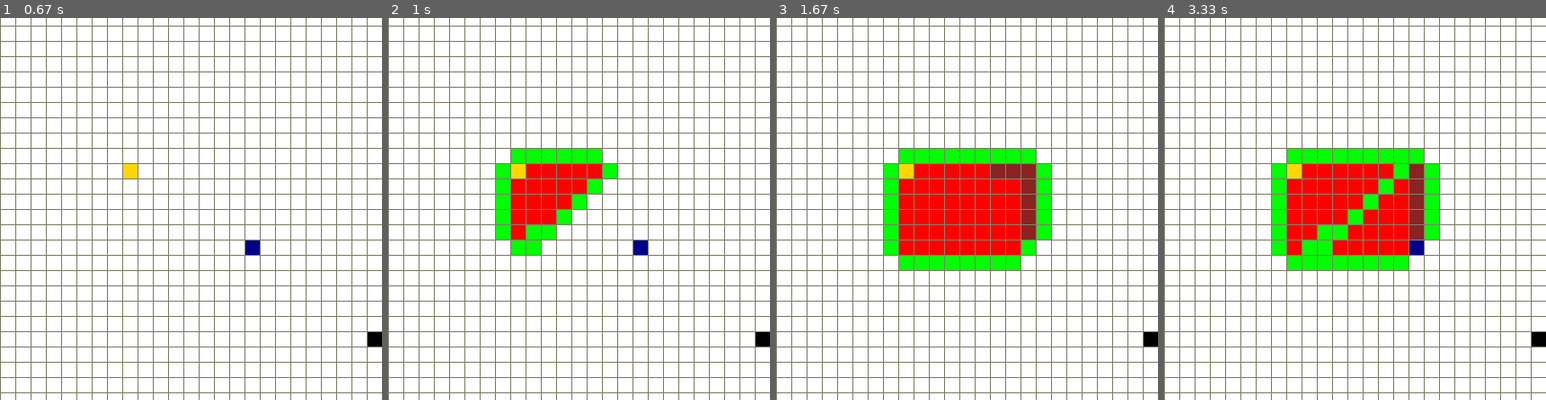
Above: before the commit, frames 1-4 (left to right).
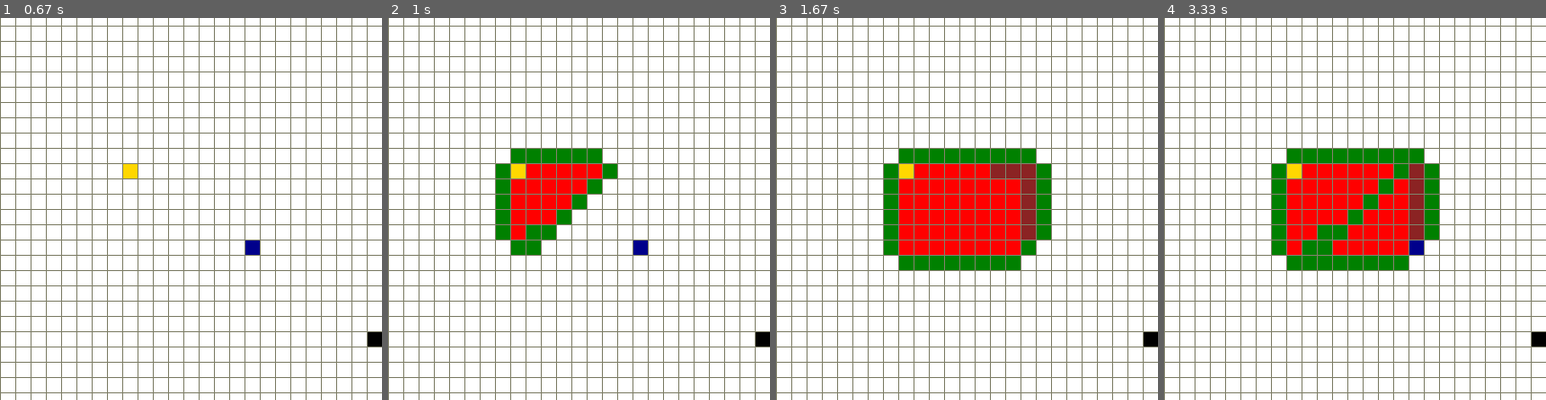
Above: after the commit, the same moments.

Repository: EyalMK/PathFinding-Visualization-Tool
Game: pygame game, started from main.py
Same seed, same stepped clock (60 frames per second), same inputs: the game is played once before the commit and once after it.
Inputs (mouse positions are % of the whole screen's width and height, from its top left):
- Up to frame 1 (0.67 s): press the mouse at (26, 51) at 0.37 s; move the mouse to (43, 62) at 0.47 s; release the mouse at (60, 72) at 0.6 s
- Up to frame 2 (1 s): tap Space at 0.67 s
- Up to frame 3 (1.67 s): move the mouse to (50, 62) at 1.53 s; tap Space at 1.57 s
- Up to frame 4 (3.33 s): tap Space at 1.87, 2.57, 2.87 s; move the mouse to (86, 42) at 2.53 s
The pictures show only the part of the screen within x 10-60%, y 31-81%; the shares and areas given below are measured in that part.

Frame 1 is identical in both runs. In frame 2, 2.7% of the frame differs, in the area x 28-60%, y 34-62%; in frame 3, 4.1%; in frame 4, 5.1%, in the area x 28-72%, y 34-66%.

Commit message:
* Added pop up and button windows/functionality in case there was no path found. * Restructured code with a new file. * Updated ToDo.txt * Updated the color green to a darker shade.

Diff:
--- a/AStar.py
+++ b/AStar.py
@@ -1,4 +1,4 @@
-import pygame.draw
+import pygame
 
 # Colors
 White = (255, 255, 255) # Default grid color.
@@ -6,7 +6,7 @@
 Brown = (139, 35, 35) # Path.
 Gold = (255, 215, 0) # Start node.
 Blue = (0, 0, 139) # End node
-Green = (0, 255, 0) # Denotes that a node is in the open set. Serves to draw the edge of a mini-grid containing the best path.
+Green = (0, 128, 0) # Denotes that a node is in the open set. Serves to draw the edge of a mini-grid containing the best path.
 Red = (255, 0, 0) # Closed set nodes. Nodes that have been considered and passed on.
 Grey = (128, 128, 105) # Default divider between each node.
 
@@ -46,7 +46,7 @@
     def createBarrier(self):
         self.type = Black
 
-    def createPath(self):
+    def createPath(self, window):
         self.type = Brown
 
     def drawNode(self, window):
--- /dev/null
+++ b/PyGameFunctions.py
@@ -0,0 +1,108 @@
+import pygame
+import AStar
+
+class PopUpButton():
+    def __init__(self, text, x = 0, y = 0, width = 100, height = 50):
+        self.text = text
+        self.width = width
+        self.height = height
+        self.x = x
+        self.y = y
+
+        self.imgNormal = pygame.Surface((width, height))
+        self.imgNormal.fill(AStar.White)
+
+        self.img = self.imgNormal
+        self.rect = self.img.get_rect()
+
+        font = pygame.font.Font('freesansbold.ttf', 15)
+        txtImg = font.render(text, True, AStar.Black)
+        txtRec = txtImg.get_rect(center = self.rect.center)
+
+        self.imgNormal.blit(txtImg, txtRec)
+
+        # Can't be used before 'blit'.
+        self.rect.topleft = (x, y)
+        self.hovered = False
+
+    def update(self, window):
+        if self.hovered:
+            pygame.draw.rect(window, AStar.Green, pygame.Rect(self.x, self.y, self.width, self.height),  2, 2) # Draw rectangle border.
+        else:
+            pygame.draw.rect(window, AStar.Black, pygame.Rect(self.x, self.y, self.width, self.height), 2, 2)  # Draw rectangle border.
+            self.img = self.imgNormal
+
+    def draw(self, window):
+        window.blit(self.img, self.rect)
+
+    def eventHandler(self, event):
+        if event.type == pygame.MOUSEMOTION:
+            self.hovered = self.rect.collidepoint(event.pos)
+        elif event.type == pygame.MOUSEBUTTONDOWN:
+            if self.hovered:
+                return
+
+def createWindow():
+    """
+        Creates a PyGame 800x800 window, gives it a title and returns the window with the width.
+    """
+    width = 800
+    wind = pygame.display.set_mode((width, width))
+    pygame.display.set_caption("A* Path Finding Visualization Tool")
+    return wind, width
+
+def drawGrid(window, width, rows):
+    """
+        Draws grey lines between each row and column that denote a divider.
+    """
+    recSize = width // rows
+    for i in range(rows):
+        pygame.draw.line(window, AStar.Grey, (0, i * recSize), (width, i * recSize))
+    for j in range(rows):
+        pygame.draw.line(window, AStar.Grey, (j * recSize, 0), (j * recSize, width))
+
+def PopUp():
+    width = 500
+    height = 250
+    maxFps = 60
+
+    pygame.init()
+
+    window = pygame.display.set_mode((width, height))
+    pygame.display.set_caption("A* Path Finding Visualization Tool")
+
+    font = pygame.font.Font('freesansbold.ttf', 25)
+    txtImg = font.render('No path was found.', True, AStar.Black)
+    txtRec = txtImg.get_rect()
+    txtRec.center = (width // 2, height // 2)
+
+    pygame.display.flip()
+    clock = pygame.time.Clock()
+    isRunning = True
+
+    bttn = PopUpButton('quit', 375, 200, 100, 40)
+
+    while isRunning:
+        pygame.display.update()
+        clock.tick(maxFps)
+
+        if isRunning: # If it's still running after escape/mouse was pressed on button.
+            window.fill(AStar.White)
+            bttn.draw(window)
+            window.blit(txtImg, txtRec)
+
+        for event in pygame.event.get():
+            if event.type == pygame.QUIT:
+                isRunning = False
+            if pygame.mouse.get_pressed()[0]:
+                isRunning = False
+            elif event.type == pygame.KEYDOWN:
+                if event.key == pygame.K_ESCAPE:
+                    isRunning = False
+            pygame.display.update()
+            bttn.eventHandler(event)
+
+        bttn.update(window)
+
+    pygame.quit()
+    quit() # Quit the program. We've finished the algorithm.
--- a/main.py
+++ b/main.py
@@ -1,72 +1,21 @@
 import pygame
 import AStar
+import PyGameFunctions as PGF
 from queue import PriorityQueue
 
-def createWindow():
-    """
-        Creates a PyGame 800x800 window, gives it a title and returns the window with the width.
-    """
-    width = 800
-    wind = pygame.display.set_mode((width, width))
-    pygame.display.set_caption("A* Path Finding Visualization Tool")
-    return wind, width
-
-def H(p1, p2):
-    """
-        Calculates the Manhattan distance. P1,P2 are points - (rowNumber,colNumber).
-        Returns the distance of the edge between the two points.
-    """
-    x1, y1 = p1
-    x2, y2 = p2
-    return abs(x2 - x1) + abs(y2 - y1)
-
-def createGrid(width, rows):
-    """
-        Creates a matrix of nodes. In every row, there are width // rows (gap) nodes.
-        Returns the grid.
-    """
-    grid = []
-    gap = width // rows
-    for i in range(rows):
-        grid.append([])
-        for j in range(rows):
-            node = AStar.Node(i, j, gap, rows)
-            grid[i].append(node)
-    return grid
-
-def drawGrid(window, width, rows):
-    """
-        Draws grey lines between each row and column that denote a divider.
-    """
-    gap = width // rows
-    for i in range(rows):
-        pygame.draw.line(window, AStar.Grey, (0, i * gap), (width, i * gap))
-    for j in range(rows):
-        pygame.draw.line(window, AStar.Grey, (j * gap, 0), (j * gap, width))
-
-def draw(window, grid, width, rows):
-    """
-        Draws every node in the grid (window) white. The default color.
-    """
-    window.fill(AStar.White)
-    for row in grid:
-        for node in row:
-            node.drawNode(window)
-
-    drawGrid(window, width, rows) # Draw dividers.
-    pygame.display.update()
 
 def getPressedPos(pos, width, rows):
     """
         Gets the size of each node (rectangle), pos = (x,y) where mouse was pressed.
         Returns the row and column where the mouse was pressed.
     """
-    gap = width // rows
+    recSize = width // rows
     y, x = pos
 
-    row = y // gap
-    col = x // gap
+    row = y // recSize
+    col = x // recSize
     return row, col
+
 
 def getNodePos(grid, width, rows):
     """
@@ -79,62 +28,103 @@
 
     return node
 
-def reconstructPath(prevNode, current, draw):
+
+def draw(window, grid, width, rows):
+    """
+        Draws every node in the grid (window) white. The default color.
+    """
+    window.fill(AStar.White)
+    for row in grid:
+        for node in row:
+            node.drawNode(window)
+
+    PGF.drawGrid(window, width, rows)  # Draw dividers.
+    pygame.display.update()
+
+
+def createGrid(width, rows):
+    """
+        Creates a matrix of nodes. In every row, there are width // rows (recSize) nodes.
+        Returns the grid.
+    """
+    grid = []
+    recSize = width // rows
+    for i in range(rows):
+        grid.append([])
+        for j in range(rows):
+            node = AStar.Node(i, j, recSize, rows)
+            grid[i].append(node)
+    return grid
+
+
+def H(p1, p2):
+    """
+        Calculates the Manhattan distance. P1,P2 are points - (rowNumber,colNumber).
+        Returns the distance of the edge between the two points.
+    """
+    x1, y1 = p1
+    x2, y2 = p2
+    return abs(x2 - x1) + abs(y2 - y1)
+
+
+def reconstructPath(window, prevNode, current, draw):
     """
         Recreates the path by FScore in the open set. Draws every node's original source node (previous node)
         starting from the end node.
     """
     while current in prevNode:
         current = prevNode[current]
-        current.createPath()
+        current.createPath(window)
         draw()
 
-def algorithm(draw, grid, startNode, endNode):
+
+def algorithm(window, draw, grid, startNode, endNode):
     """
         The A* algorithm. Explained in README.md.
     """
-    cnt = 0 # Tie breaker if F scores are equal.
-    openSet = PriorityQueue() # sorts by minimal FScore.
-    openSet.put((0, cnt, startNode)) # (FScore, count, Node)
-    prevNode = {} # Nodes that denote every node's original source node in the open set.
+    cnt = 0  # Tie breaker if F scores are equal.
+    openSet = PriorityQueue()  # sorts by minimal FScore.
+    openSet.put((0, cnt, startNode))  # (FScore, count, Node)
+    prevNode = {}  # Nodes that denote every node's original source node in the open set.
     gScore = {node: float("infinity") for row in grid for node in row}
     gScore[startNode] = 0
     fScore = {node: float("infinity") for row in grid for node in row}
     fScore[startNode] = H(startNode.getPos(), endNode.getPos())
 
-    openSetHash = {startNode} # Keep track of the items in PriorityQueue
+    openSetHash = {startNode}  # Keep track of the items in PriorityQueue
 
-    while not openSet.empty(): # Empty denotes that we've considered every node and no optimal path has been found
+    while not openSet.empty():  # Empty denotes that we've considered every node and no optimal path has been found
         for event in pygame.event.get():
             if event.type == pygame.QUIT:
                 pygame.quit()
-        current = openSet.get()[2] # 2 is the Node in each set in the open set.
+        current = openSet.get()[2]  # 2 is the Node in each set in the open set.
         openSetHash.remove(current)
 
-
-        if current == endNode: # if current node is the end node, reconstruct the optimal path and finish.
-            reconstructPath(prevNode, endNode, draw)
+        if current == endNode:  # if current node is the end node, reconstruct the optimal path and finish.
+            reconstructPath(window, prevNode, endNode, draw)
             endNode.createEnd()
             startNode.createStart()
             return True
 
-        for neighbor in current.neighbors: # Check every neighbor in the neighbor list for this node object.
+        for neighbor in current.neighbors:  # Check every neighbor in the neighbor list for this node object.
             tmpGScore = gScore[current] + 1
-            if tmpGScore < gScore[neighbor]: # If this GScore is more optimal than the neighbor's.
-                prevNode[neighbor] = current # neighbor originated from current node. - Next node is neighbor.
+            if tmpGScore < gScore[neighbor]:  # If this GScore is more optimal than the neighbor's.
+                prevNode[neighbor] = current  # neighbor originated from current node. - Next node is neighbor.
                 gScore[neighbor] = tmpGScore
-                fScore[neighbor] = tmpGScore + H(neighbor.getPos(), endNode.getPos()) # Calculate Manhattan distance and FScore.
-                if neighbor not in openSetHash: # If this node hasn't already been checked while checking another node's neighbors.
+                fScore[neighbor] = tmpGScore + H(neighbor.getPos(),
+                                                 endNode.getPos())  # Calculate Manhattan distance and FScore.
+                if neighbor not in openSetHash:  # If this node hasn't already been checked while checking another node's neighbors.
                     cnt += 1
                     openSet.put((fScore[neighbor], cnt, neighbor))
                     openSetHash.add(neighbor)
                     neighbor.createOpen()
         draw()
 
-        if current != startNode: # if current node is not the start node and we've already considered it, close it by drawing it as red.
+        if current != startNode:  # if current node is not the start node and we've already considered it, close it by drawing it as red.
             current.createClosed()
 
-    return False # didn't find a path.
+    return False  # didn't find a path.
+
 
 def eventController(window, grid, width, rows):
     startNode = None
@@ -143,12 +133,12 @@
     startedAlgorithm = False
 
     while run:
-        draw(window, grid, width, rows) # Draw default grid and nodes.
+        draw(window, grid, width, rows)  # Draw default grid and nodes.
         for event in pygame.event.get():
             if event.type == pygame.QUIT:
                 run = False
 
-            if startedAlgorithm: # If the algorithm started, it cannot be interrupted.
+            if startedAlgorithm:  # If the algorithm started, it cannot be interrupted.
                 continue
 
             if pygame.mouse.get_pressed()[0]:  # Left msb
@@ -178,7 +168,9 @@
                     for row in grid:
                         for node in row:
                             node.updateNeighbors(grid)
-                    algorithm(lambda: draw(window, grid, width, rows), grid, startNode, endNode)
+                    if not (algorithm(window, lambda: draw(window, grid, width, rows), grid, startNode,
+                                      endNode)):  # If no path was found.
+                        PGF.PopUp()
                     startedAlgorithm = False
 
                 if event.key == pygame.K_c:  # Reset window.
@@ -189,12 +181,14 @@
 
     pygame.quit()
 
+
 def main():
     rows = 50
 
-    window, width = createWindow()
+    window, width = PGF.createWindow()
     grid = createGrid(width, rows)
     eventController(window, grid, width, rows)
 
+
 if __name__ == '__main__':
     main()
Not shown, changed: README.md
Not shown, changed: ToDo.txt
